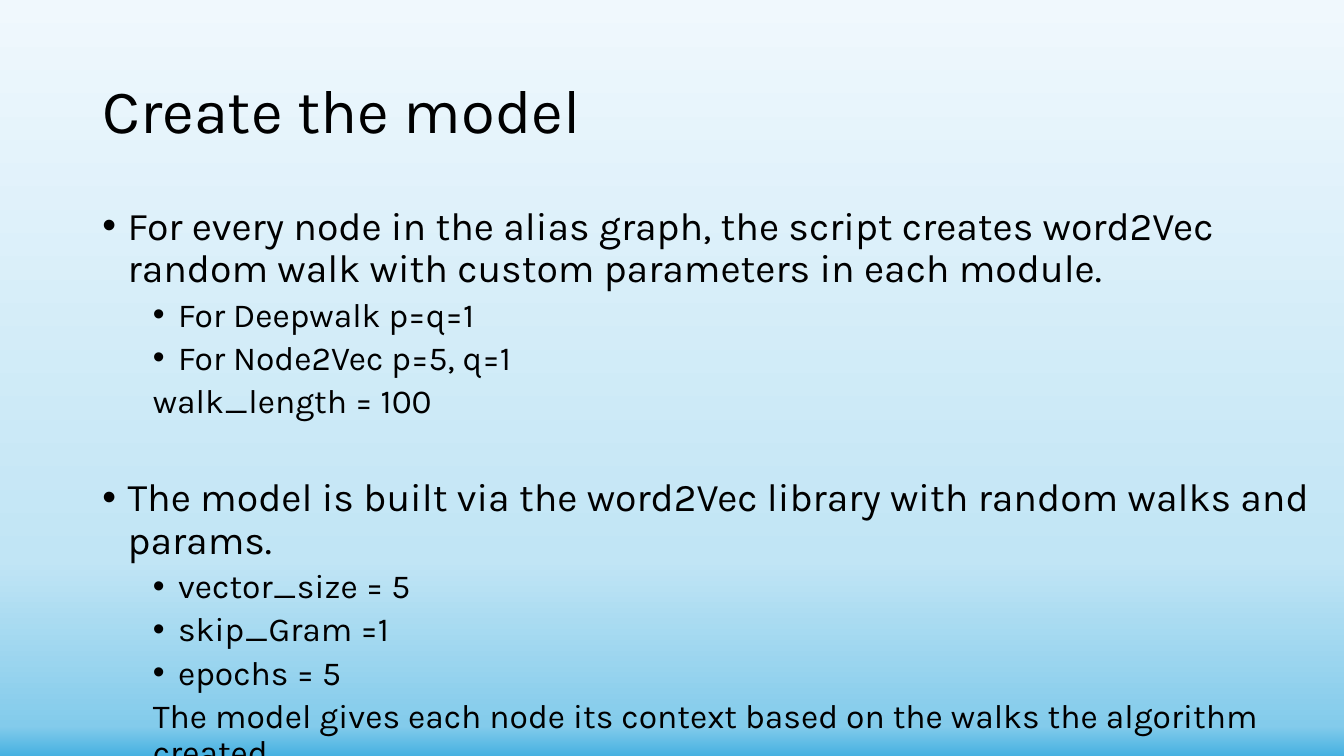
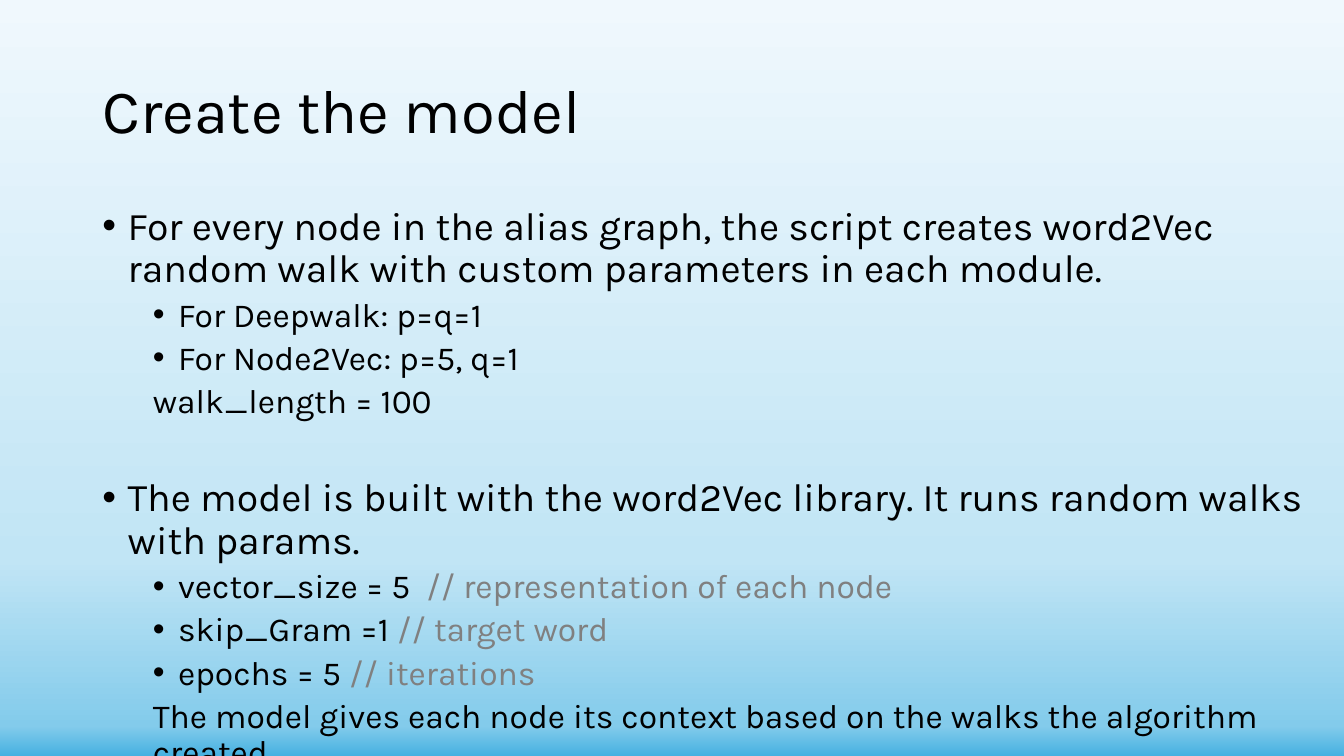
Before and after one commit to shachar700/Graph-Embedding, a slide deck: slide 13 of doc/Graph-Embedding Presentation.pptx. Drawn at 1344x756 pixels with LibreOffice and Linux fonts; fonts in the diff are those of the drawing. Boxes give left, top, right and bottom in pixels: in the first picture for what was removed or moved away, otherwise in the second. Text is boxed around its words. In the diff, an @@ line names an element or a change of style, - is before the commit and + after.

```diff
--- a/doc/Graph-Embedding Presentation.pptx
+++ b/doc/Graph-Embedding Presentation.pptx
@@ text at box(178, 304, 518, 378): text changed @@
-  • For Deepwalk p=q=1
-  • For Node2Vec p=5, q=1
+  • For Deepwalk: p=q=1
+  • For Node2Vec: p=5, q=1
@@ text at box(128, 484, 1303, 693): text changed; size 28 to 24 pt @@
-• The model is built via the word2Vec library with random walks and params.
-  • vector_size = 5
-  • skip_Gram =1
-  • epochs = 5
+• The model is built with the word2Vec library. It runs random walks with params.
+  • vector_size = 5 // representation of each node
+  • skip_Gram =1 // target word
+  • epochs = 5 // iterations
```
Also in this commit, not shown: 11 other slides changed, 1 other file.
